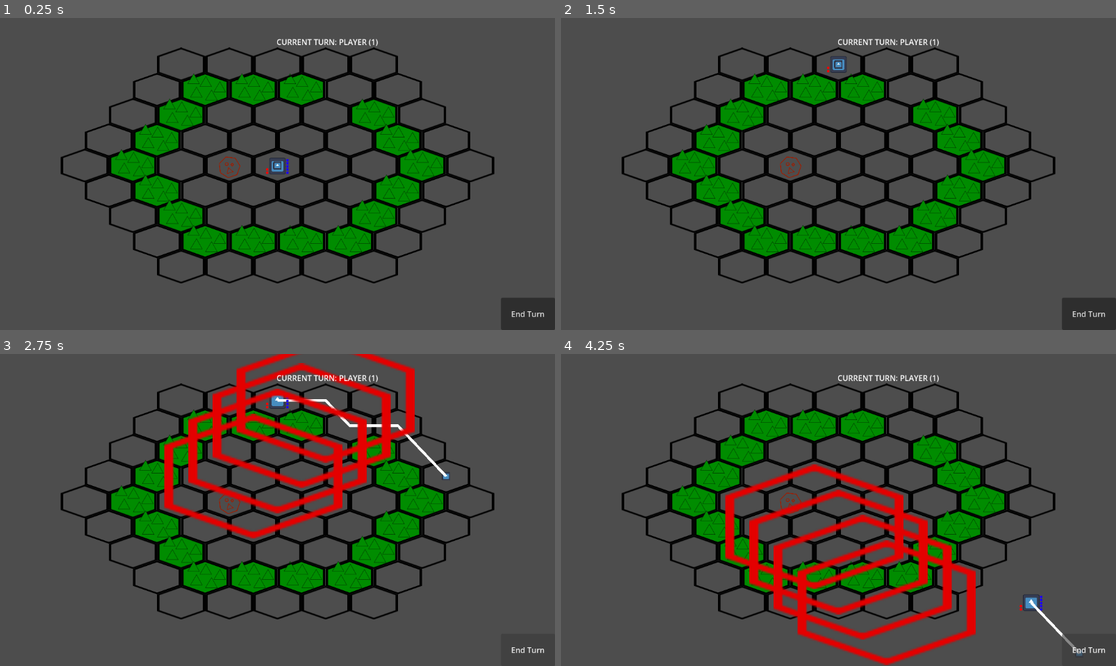
Above: before the commit, frames 1-4 (two rows, left to right).
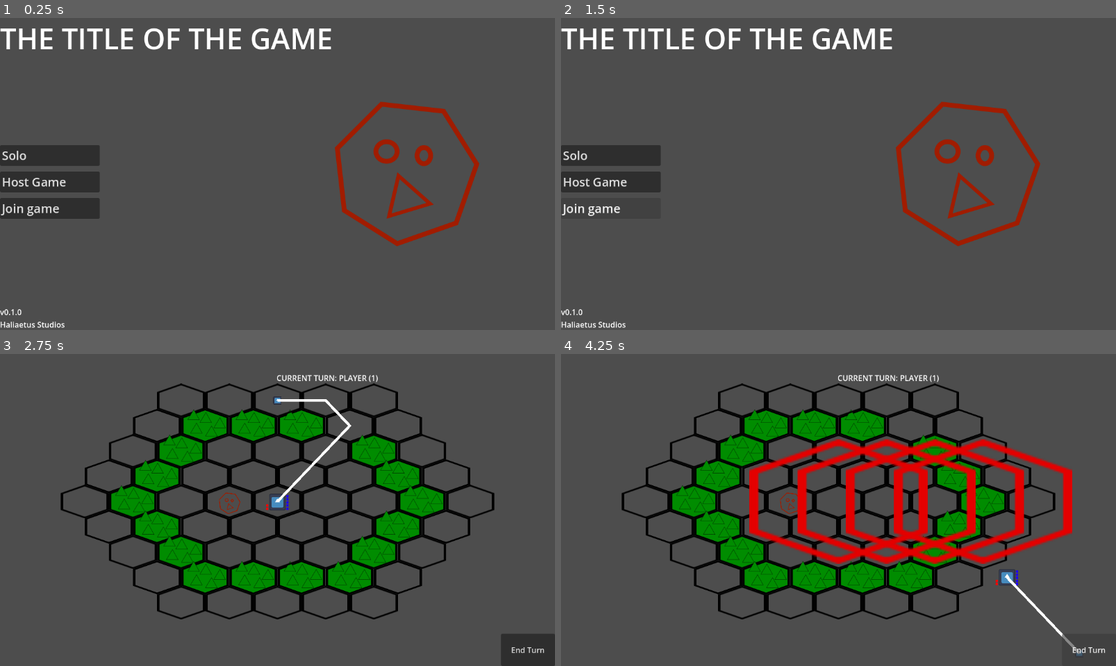
Above: after the commit, the same moments.

Repository: kestrel84/turn-based-thing
Game: Godot game, scene res://scenes/main-menu.tscn
The game is run twice, just before and just after one commit, with the same random seed, the same clock (stepped at 60 frames per second) and the same inputs. Before the commit the project starts from res://initial-scene.tscn. The engine's default icon, where the game draws it, is replaced by a stand-in: a white triangle on a blue panel in a dark square.
Inputs (mouse positions are in pixels of both pictures, inside the frame that each line leads up to):
- Up to frame 1 (0.25 s): no input
- Up to frame 2 (1.5 s): click (610, 183) at 0.5 s, where only the run after the commit has a clickable "Host Game"; click (610, 208) at 1.25 s, where only the run after the commit has a clickable "Join game"
- Up to frame 3 (2.75 s): click "End Turn" (after the commit: "Solo") at 2 s
- Up to frame 4 (4.25 s): click "End Turn" at 2.75 s; click "End Turn" at 3.5 s

The runs differ from the first frame. In frame 1, 26% of the frame differs, in the area x 0-100%, y 3-100%; in frame 2, 25%; in frame 3, 8.7%; in frame 4, 14%.

Commit message:
scene manager and main menu

Diff:
--- a/initial-scene.tscn
+++ b/main-scene.tscn
@@ -1,33 +1,33 @@
 [gd_scene format=4 uid="uid://dmuoum3fomlvj"]
 
-[ext_resource type="Script" uid="uid://c6ui1cmhle3fa" path="res://scripts/gamemaster.gd" id="1_im6mf"]
-[ext_resource type="Texture2D" uid="uid://8224o5rblqow" path="res://assets/hexagon tile red.svg" id="2_a6wsr"]
-[ext_resource type="Texture2D" uid="uid://yq4e7s7p5ewh" path="res://assets/hexagon tile.svg" id="2_xeg3k"]
-[ext_resource type="Script" uid="uid://cngvb4giv1ipf" path="res://scripts/map.gd" id="3_xeg3k"]
-[ext_resource type="Texture2D" uid="uid://c68txwva0ybd7" path="res://assets/icon.svg" id="5_oofev"]
-[ext_resource type="Texture2D" uid="uid://d0rfj86rro2u4" path="res://assets/hex tile mountain.png" id="5_pxju2"]
-[ext_resource type="Script" uid="uid://bmeri6bp31rmp" path="res://scripts/cursor.gd" id="6_3sp4s"]
-[ext_resource type="Script" uid="uid://btjoebdhuqayb" path="res://scripts/player.gd" id="6_pxju2"]
-[ext_resource type="PackedScene" uid="uid://cv7duapmy82ea" path="res://scenes/nodes/actions_pip.tscn" id="8_tmct3"]
-[ext_resource type="PackedScene" uid="uid://d138fuoj61wvw" path="res://scenes/attack-arc.tscn" id="8_xeg3k"]
-[ext_resource type="PackedScene" uid="uid://cf32ahki1c6pc" path="res://scenes/nodes/movement_pip.tscn" id="9_7q876"]
-[ext_resource type="PackedScene" uid="uid://cs0b184moawa6" path="res://scenes/attack_line.tscn" id="9_a6wsr"]
-[ext_resource type="Texture2D" uid="uid://cdurrkhishopm" path="res://assets/enemy.png" id="11_a6wsr"]
-[ext_resource type="Script" uid="uid://curo2qh8643gp" path="res://scripts/enemy.gd" id="11_im6mf"]
-[ext_resource type="Script" uid="uid://d38hvt28guslo" path="res://scripts/ui.gd" id="13_k870t"]
+[ext_resource type="Script" uid="uid://c6ui1cmhle3fa" path="res://scripts/main-scene/gamemaster.gd" id="1_r7pl7"]
+[ext_resource type="Texture2D" uid="uid://yq4e7s7p5ewh" path="res://assets/hexagon tile.svg" id="2_kudqo"]
+[ext_resource type="Texture2D" uid="uid://8224o5rblqow" path="res://assets/hexagon tile red.svg" id="3_5k8xk"]
+[ext_resource type="Texture2D" uid="uid://d0rfj86rro2u4" path="res://assets/hex tile mountain.png" id="4_m2hq8"]
+[ext_resource type="Script" uid="uid://cngvb4giv1ipf" path="res://scripts/main-scene/map.gd" id="5_qh5v2"]
+[ext_resource type="Texture2D" uid="uid://c68txwva0ybd7" path="res://assets/icon.svg" id="6_slrkl"]
+[ext_resource type="Script" uid="uid://btjoebdhuqayb" path="res://scripts/main-scene/player.gd" id="7_351bi"]
+[ext_resource type="PackedScene" uid="uid://cv7duapmy82ea" path="res://scenes/nodes/actions_pip.tscn" id="8_es55r"]
+[ext_resource type="PackedScene" uid="uid://cf32ahki1c6pc" path="res://scenes/nodes/movement_pip.tscn" id="9_5ug5c"]
+[ext_resource type="Script" uid="uid://bmeri6bp31rmp" path="res://scripts/main-scene/cursor.gd" id="10_8opmy"]
+[ext_resource type="PackedScene" uid="uid://d138fuoj61wvw" path="res://scenes/attack-arc.tscn" id="11_qyw6v"]
+[ext_resource type="PackedScene" uid="uid://cs0b184moawa6" path="res://scenes/attack_line.tscn" id="12_fa8gu"]
+[ext_resource type="Script" uid="uid://curo2qh8643gp" path="res://scripts/main-scene/enemy.gd" id="13_tova5"]
+[ext_resource type="Texture2D" uid="uid://cdurrkhishopm" path="res://assets/enemy.png" id="14_ps7dk"]
+[ext_resource type="Script" uid="uid://d38hvt28guslo" path="res://scripts/main-scene/ui.gd" id="15_lyro5"]
 
 [sub_resource type="TileSetAtlasSource" id="TileSetAtlasSource_a6wsr"]
-texture = ExtResource("2_xeg3k")
+texture = ExtResource("2_kudqo")
 texture_region_size = Vector2i(100, 70)
 0:0/0 = 0
 
 [sub_resource type="TileSetAtlasSource" id="TileSetAtlasSource_im6mf"]
-texture = ExtResource("2_a6wsr")
+texture = ExtResource("3_5k8xk")
 texture_region_size = Vector2i(100, 70)
 0:0/0 = 0
 
 [sub_resource type="TileSetAtlasSource" id="TileSetAtlasSource_xeg3k"]
-texture = ExtResource("5_pxju2")
+texture = ExtResource("4_m2hq8")
 margins = Vector2i(50, 42)
 texture_region_size = Vector2i(100, 70)
 0:0/0 = 0
@@ -46,13 +46,13 @@
 
 [node name="gamemaster" type="Node2D" parent="." unique_id=479281941]
 unique_name_in_owner = true
-script = ExtResource("1_im6mf")
+script = ExtResource("1_r7pl7")
 
 [node name="map" type="TileMapLayer" parent="." unique_id=1356303301]
 unique_name_in_owner = true
 tile_map_data = PackedByteArray("AAD9////AQAAAAAAAAABAAAAAQAAAAAAAAAAAAEAAQAAAAAAAAD//wEAAQAAAAAAAAD+/wEAAQAAAAAAAAD+/w …(896 unchanged characters)…
 tile_set = SubResource("TileSet_odutk")
-script = ExtResource("3_xeg3k")
+script = ExtResource("5_qh5v2")
 display_coords = false
 
 [node name="camera" type="Camera2D" parent="." unique_id=1286385923]
@@ -60,22 +60,22 @@
 [node name="player" type="Sprite2D" parent="." unique_id=2060810026 groups=["players"]]
 position = Vector2(0, -16.5)
 scale = Vector2(0.27, 0.27)
-texture = ExtResource("5_oofev")
-script = ExtResource("6_pxju2")
-actions_pip_sprite = ExtResource("8_tmct3")
-movement_pip_sprite = ExtResource("9_7q876")
+texture = ExtResource("6_slrkl")
+script = ExtResource("7_351bi")
+actions_pip_sprite = ExtResource("8_es55r")
+movement_pip_sprite = ExtResource("9_5ug5c")
 
 [node name="cursor" type="Sprite2D" parent="player" unique_id=1761886414]
 scale = Vector2(0.49189815, 0.49189815)
-texture = ExtResource("5_oofev")
-script = ExtResource("6_3sp4s")
+texture = ExtResource("6_slrkl")
+script = ExtResource("10_8opmy")
 
 [node name="path" type="Line2D" parent="player/cursor" unique_id=517834555]
 width = 41.085
 
-[node name="attack-arc" parent="player" unique_id=946821444 instance=ExtResource("8_xeg3k")]
+[node name="attack-arc" parent="player" unique_id=946821444 instance=ExtResource("11_qyw6v")]
 
-[node name="attack-line" parent="player" unique_id=633335252 instance=ExtResource("9_a6wsr")]
+[node name="attack-line" parent="player" unique_id=633335252 instance=ExtResource("12_fa8gu")]
 
 [node name="actions display" type="VFlowContainer" parent="player" unique_id=684888105]
 anchors_preset = -1
@@ -99,14 +99,14 @@
 
 [node name="enemy" type="Node2D" parent="." unique_id=1567290742 node_paths=PackedStringArray("attack") groups=["enemies"]]
 position = Vector2(-99.2, -13.775)
-script = ExtResource("11_im6mf")
+script = ExtResource("13_tova5")
 attack = NodePath("attack-line")
 
 [node name="enemy sprite" type="Sprite2D" parent="enemy" unique_id=1451242318]
 scale = Vector2(0.14833334, 0.14833334)
-texture = ExtResource("11_a6wsr")
+texture = ExtResource("14_ps7dk")
 
-[node name="attack-line" parent="enemy" unique_id=63181736 instance=ExtResource("9_a6wsr")]
+[node name="attack-line" parent="enemy" unique_id=63181736 instance=ExtResource("12_fa8gu")]
 
 [node name="ui" type="Control" parent="." unique_id=1698161239]
 layout_mode = 3
@@ -115,7 +115,7 @@
 offset_top = -324.0
 offset_right = 576.0
 offset_bottom = 324.0
-script = ExtResource("13_k870t")
+script = ExtResource("15_lyro5")
 
 [node name="turn indicator" type="Label" parent="ui" unique_id=750737427]
 layout_mode = 0
--- a/project.godot
+++ b/project.godot
@@ -11,9 +11,13 @@
 [application]
 
 config/name="turn-based-thing"
-run/main_scene="uid://dmuoum3fomlvj"
+run/main_scene="uid://kn6s8si52431"
 config/features=PackedStringArray("4.7", "GL Compatibility")
 config/icon="res://icon.svg"
+
+[autoload]
+
+SceneManager="*uid://co7tkf0qa500x"
 
 [global_group]
 
--- /dev/null
+++ b/scenes/main-menu.tscn
@@ -0,0 +1,64 @@
+[gd_scene format=3 uid="uid://kn6s8si52431"]
+
+[ext_resource type="Texture2D" uid="uid://cdurrkhishopm" path="res://assets/enemy.png" id="1_rk22q"]
+[ext_resource type="Script" uid="uid://bxyo06wm4wwm6" path="res://scripts/main-menu/solo-game-button.gd" id="1_u4kki"]
+
+[sub_resource type="LabelSettings" id="LabelSettings_t6kyo"]
+font_size = 60
+
+[node name="Control" type="Control" unique_id=766177180]
+layout_mode = 3
+anchors_preset = 15
+anchor_right = 1.0
+anchor_bottom = 1.0
+grow_horizontal = 2
+grow_vertical = 2
+
+[node name="main menu" type="HBoxContainer" parent="." unique_id=2053057714]
+layout_mode = 0
+offset_right = 1152.0
+offset_bottom = 648.0
+
+[node name="VBoxContainer" type="VBoxContainer" parent="main menu" unique_id=2114447979]
+layout_mode = 2
+
+[node name="title" type="Label" parent="main menu/VBoxContainer" unique_id=195888972]
+layout_mode = 2
+text = "THE TITLE OF THE GAME"
+label_settings = SubResource("LabelSettings_t6kyo")
+
+[node name="buttons" type="VBoxContainer" parent="main menu/VBoxContainer" unique_id=576475868]
+custom_maximum_size = Vector2(207.625, -1)
+layout_mode = 2
+size_flags_vertical = 3
+theme_override_constants/separation = 12
+alignment = 1
+
+[node name="Button" type="Button" parent="main menu/VBoxContainer/buttons" unique_id=762833762]
+layout_mode = 2
+theme_override_font_sizes/font_size = 25
+text = "Solo"
+alignment = 0
+script = ExtResource("1_u4kki")
+
+[node name="Button2" type="Button" parent="main menu/VBoxContainer/buttons" unique_id=931123846]
+layout_mode = 2
+theme_override_font_sizes/font_size = 25
+text = "Host Game"
+alignment = 0
+
+[node name="Button3" type="Button" parent="main menu/VBoxContainer/buttons" unique_id=1216684498]
+layout_mode = 2
+theme_override_font_sizes/font_size = 25
+text = "Join game"
+alignment = 0
+
+[node name="Label" type="Label" parent="main menu/VBoxContainer" unique_id=773470900]
+layout_mode = 2
+text = "v0.1.0
+Haliaetus Studios"
+
+[node name="side img" type="TextureRect" parent="main menu" unique_id=1501796119]
+layout_mode = 2
+texture = ExtResource("1_rk22q")
+stretch_mode = 3
--- /dev/null
+++ b/scripts/main-menu/solo-game-button.gd
@@ -0,0 +1,4 @@
+extends Button
+
+func _ready() -> void:
+	pressed.connect(func (): SceneManager.goto_scene("res://main-scene.tscn"))
--- /dev/null
+++ b/scripts/scene-manager.gd
@@ -0,0 +1,24 @@
+extends Node
+
+var current_scene = null;
+
+# Called when the node enters the scene tree for the first time.
+func _ready() -> void:
+	# autoloads always go before actual scenes, so the current scene will be the last child of root.
+	current_scene = get_tree().root.get_child(-1);
+
+func goto_scene(path):
+	_deferred_goto_scene.call_deferred(path)
+
+func _deferred_goto_scene(path):
+	# Remove the current scene.
+	current_scene.free()
+
+	# Load the new scene.
+	var s = ResourceLoader.load(path)
+
+	# Instance the new scene.
+	current_scene = s.instantiate()
+
+	# Add it to the active scene, as child of root.
+	get_tree().root.add_child(current_scene)
Not shown, added: scripts/main-menu/solo-game-button.gd.uid
Renamed: scripts/cursor.gd -> scripts/main-scene/cursor.gd
Renamed: scripts/cursor.gd.uid -> scripts/main-scene/cursor.gd.uid
Renamed: scripts/enemy.gd -> scripts/main-scene/enemy.gd
Renamed: scripts/enemy.gd.uid -> scripts/main-scene/enemy.gd.uid
Renamed: scripts/gamemaster.gd -> scripts/main-scene/gamemaster.gd
Renamed: scripts/gamemaster.gd.uid -> scripts/main-scene/gamemaster.gd.uid
Renamed: scripts/map.gd -> scripts/main-scene/map.gd
Renamed: scripts/map.gd.uid -> scripts/main-scene/map.gd.uid
Renamed: scripts/player.gd -> scripts/main-scene/player.gd
Renamed: scripts/player.gd.uid -> scripts/main-scene/player.gd.uid
Renamed: scripts/ui.gd -> scripts/main-scene/ui.gd
(and 2 more such lines)
